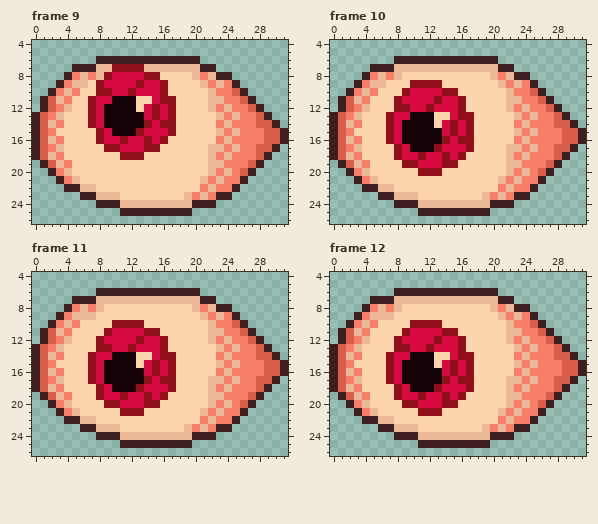
File history of a pixel-art file, src/heart/assets/spookyeye.aseprite. This is how it looked before the edit.
32x32 pixels, 19 frames. Shown: frame 9: x 0..31, y 4..26; frame 10: x 0..31, y 4..26; frame 11: x 0..31, y 4..26; frame 12: x 0..31, y 4..26. The commit also changed other frames, which this record leaves out.
The same view after the edit:
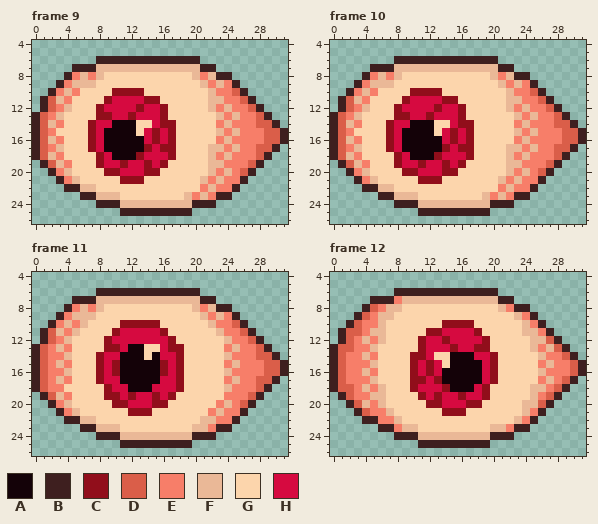
Palette (. is transparent): A #140208  B #3e1f1f  C #910e1b  D #da5e49  E #f77e69  F #eab897  G #fcd5ac  H #d60a40
Commit: Fix that bad sprite
From old to new:
Frame 9:
y 7: x 10..13 CCCC -> FFFF
y 8: x 9..15 CHHHHCC -> GGGGGGG
y 9: x 7..16 GCHHHHCHHC -> FGGGGGGGGG
y 10: x 8..11 CCHH -> GGCC; x 13..16 HHHC -> CGGG
y 11: x 7..17 CHHAAAGGHCC -> GGCHHHHCCGG
y 12: x 7..13 CHAAAAG -> GCHHHHC; x 15..17 CHC -> HCG
y 13: x 7..13 CHAAAAA -> GCCHHCH; x 15..17 CHC -> HCG
y 14: x 9 A -> H; x 13..14 AC -> GG
y 15: x 7..9 GCH -> CHA; x 13 C -> G; x 15 H -> C
y 16: x 7..17 GCHHCHHCHCG -> CHAAAAAHCHC
y 17: x 7..13 GGCCHHH -> CHAAAAA; x 15..17 CGG -> HCC
y 18: x 8..12 GGGCC -> CHAAA; x 14..17 GGGG -> HHHC
y 19: x 8..16 GGGGGGGGG -> CHHCHHCHC
y 20: x 9..15 GGGGGGG -> CCHHHCC
y 21: x 11..13 GGG -> CCC
Frame 10:
y 9: x 7 G -> F; x 10..13 CCCC -> GGGG
y 10: x 9..15 CHHHHCC -> GCCCCGG
y 11: x 8..9 CH -> GC; x 13..16 CHHC -> HCCG
y 12: x 9 C -> H; x 12..13 CH -> HC
y 13: x 7..14 CHHAAAGG -> GCCHHCHH; x 17 C -> G
y 14: x 9 A -> H; x 14..16 HCH -> GHC
y 15: x 13 A -> G
y 16: x 14..16 CHC -> HCH
y 17: x 7..9 GCH -> CHA; x 13..14 CH -> AC; x 16 H -> C
y 18: x 10..14 HCHHC -> AAACH; x 16..17 CG -> HC
y 19: x 8..11 GCCH -> CHHC; x 15..16 CG -> HC
y 20: x 9..15 GGCCCGG -> CCHHHCC
y 21: x 11..13 GGG -> CCC
Frame 11:
y 10: x 6 G -> F; x 10 C -> G; x 14..15 GG -> CC
y 11: x 5 G -> F; x 9..10 CH -> GC; x 14..16 CCG -> HHC; x 22 F -> G
y 12: x 8..9 CH -> GC; x 13 C -> H; x 16..17 CG -> HC; x 22..23 FE -> GG
y 13: x 4 G -> E; x 8 C -> G; x 10 H -> C; x 12..18 CHHHCGG -> AAGGHCC; x 23 F -> G
y 14: x 2 F -> E; x 4 G -> F; x 7..8 CH -> GC; x 10 A -> H; x 13 G -> A; x 15..18 HCCG -> AHHC; x 23 E -> G
y 15: x 3..4 GG -> FE; x 7..10 CHAA -> GCHC; x 13..18 GHCHCG -> AAACHC; x 23 F -> G
y 16: x 2 F -> E; x 4 G -> F; x 7..10 CHAA -> GCHC; x 14..18 HCHCG -> AACHC; x 23 E -> G
y 17: x 4 G -> E; x 7..10 CHAA -> GCHH; x 14..18 CHCCG -> AAHHC; x 22..23 FF -> GG
y 18: x 2 F -> E; x 8..11 CHAA -> GCHH; x 13..14 CH -> AA; x 17..18 CG -> HC; x 22..23 FE -> GG
y 19: x 8..12 CHHCH -> GCCHC; x 14..17 CHCG -> HCHC; x 22..23 FF -> GG
y 20: x 9 C -> G; x 11 H -> C; x 14 C -> H; x 16 G -> C; x 22 F -> G
y 21: x 11 C -> G; x 14 G -> C; x 21 F -> G
y 22: x 21 E -> F
y 23: x 19..20 FE -> GF
Frame 12:
y 7: x 8 F -> E
y 8: x 5..7 EFE -> DEF; x 20..22 FEF -> GFE
y 9: x 4..5 EF -> DE; x 21..22 FE -> GG
y 10: x 3..4 EF -> DE; x 6 G -> F; x 10..17 CCCCGGGG -> GGGGCCCC; x 22..25 FEED -> GGFE
y 11: x 3 F -> D; x 5..6 GG -> FF; x 9..18 CHHHHCCGGG -> GGGCCHHHHC; x 22..26 FFEED -> GGFFE
y 12: x 5..6 GG -> EF; x 8..11 CHHH -> GGGC; x 13..14 CH -> HC; x 16..19 CGGG -> HHHC; x 22..26 FEFEE -> GGGFF
y 13: x 2..5 EFGG -> DEEF; x 8..12 CCHHC -> GGGCH; x 15..19 HCGGG -> CHHCC; x 23..24 FE -> GG; x 27 E -> F
y 14: x 2 F -> E; x 4..5 GG -> FE; x 7..12 CHHAAA -> GGGCCH; x 15..20 HCCGGG -> AAAHHC; x 23..26 EFEE -> GGGF; x 28 D -> E
y 15: x 3..5 GGG -> EEF; x 7..20 CHAAAAGHCHCGGG -> GGGCHCHGAAAAHC; x 23..25 FEF -> GGG; x 27 E -> F; x 29 D -> E
y 16: x 2 F -> E; x 4..5 GG -> FE; x 7..20 CHAAAAAHCHCGGG -> GGGCHCHAAAAAHC; x 23..26 EFEE -> GGGF; x 29 D -> E
y 17: x 3..5 FGG -> EEF; x 7..20 CHAAAAACHCCGGG -> GGGCCHCAAAAAHC; x 22..25 FFEF -> GGGG; x 27..28 ED -> FE
y 18: x 2 F -> D; x 4..6 GGG -> FEF; x 8..19 CHAAACHHHCGG -> GGCHHHCAAAHC; x 22..26 FEFEE -> GGGFF
y 19: x 3 F -> E; x 5..6 GG -> FF; x 8..10 CHH -> GGG; x 13..14 HC -> CH; x 17..19 GGG -> HHC; x 22..25 FFEE -> GGGF
y 20: x 3 E -> D; x 5..6 GG -> EF; x 9..18 CCHHHCCGGG -> GGGCCHHHCC; x 22..23 FE -> GG; x 25 E -> F
y 21: x 4..7 EFGG -> DEEF; x 11..16 CCCGGG -> GGGCCC; x 21..24 FEFE -> GGGF
y 22: x 6..8 FFG -> EEF; x 21..23 EFE -> GGF
y 23: x 8 F -> E; x 19..20 FE -> GF
Boxes around the changes in both pictures, in picture pixels (x1, y1, x2, y2):
changed: (88, 64, 176, 184)
changed: (386, 80, 474, 184)
changed: (48, 320, 224, 432)
changed: (346, 296, 570, 432)
